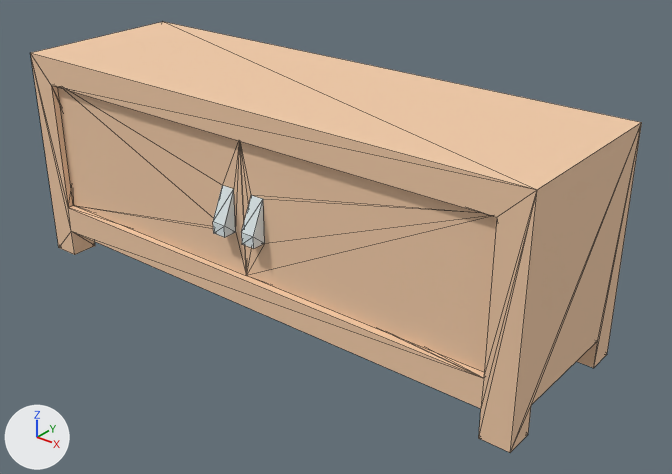
The glTF model assets/props/furniture/cabinetTelevisionDoors.glb as it was, and as the next commit left it.
One viewpoint serves both versions: a camera (50 mm lens) standing at (1.158, -0.752, 0.653) and looking at (0.452, 0.131, 0.106). The lights are fixed; the arrows at lower left show +X, +Y and +Z. The first picture is the older version. Mesh edges are drawn as thin lines. Vertices at exactly the same position are counted once.

The first picture shows 'cabinetTelevisionDoors(Clone)', 'doorLeft', 'doorRight'.
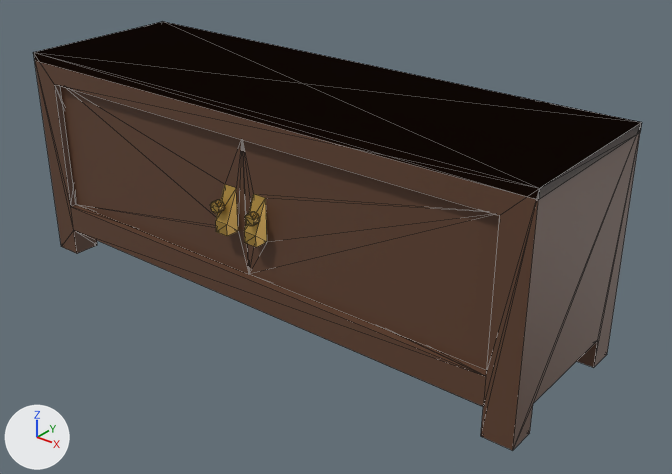
Diff of the bpy script that builds the scene:
```diff
--- a/assets/props/furniture/cabinetTelevisionDoors.glb.py
+++ b/assets/props/furniture/cabinetTelevisionDoors.glb.py
@@ mat_walnut_007 @@
+mat_walnut_007 = principled_material('walnut.007')
+mat_walnut_007.base_color = (0.12, 0.055, 0.03)  # brown #614230
@@ me_mesh_cabinettelevisiondoors @@
-me_mesh_cabinettelevisiondoors.from_pydata(...)  # 64 vertices, 132 faces; spans x 0.0..0.8, y 0.0..0.25, z 0.0..0.31
+me_mesh_cabinettelevisiondoors.from_pydata(...)  # 110 vertices, 223 faces; spans x 0.0..0.8, y 0.0..0.25, z 0.0..0.31
+# me_mesh_cabinettelevisiondoors part 1
+# 16 faces are deleted
+# 38 vertices are added at x 0.0..0.8, y 0.0..0.25, z 0.04..0.298
+# 83 new faces join them, mat_walnut_007 (brown #614230)
+# 12 new faces join them, mat_walnutdark_007 (brown #452f22)
+# me_mesh_cabinettelevisiondoors part 2: 116 faces spanning x 0.0..0.8, y 0.0..0.25, z 0.0..0.31 switch from mat_wood (beige #f3cca8) to mat_walnut_007 (brown #614230)
+# other edits to the shape of me_mesh_cabinettelevisiondoors do not show in these pictures
+me_mesh_cabinettelevisiondoors.materials.append(mat_walnutdark_007)  # brown #452f22
+me_mesh_cabinettelevisiondoors.materials.append(mat_brass_007)  # orange #c49e4b
@@ me_mesh_doorleft @@
 # used by ob_doorleft; parent = ob_cabinettelevisiondoors_clone; location = (0.04, 0.02, 0.08)
-me_mesh_doorleft.from_pydata(...)  # 16 vertices, 28 faces; spans x 0.0..0.36, y -0.03..0.01, z 0.0..0.19
+me_mesh_doorleft.from_pydata(...)  # 36 vertices, 64 faces; spans x 0.0..0.36, y -0.035..0.01, z 0.0..0.19
+# me_mesh_doorleft part 3: a new loose piece, a 10-sided cylinder along y spanning x 0.3224..0.3376, y -0.035..-0.025, z 0.087..0.103, in mat_brass_007 (orange #c49e4b)
+# me_mesh_doorleft part 4: 18 faces spanning x 0.0..0.36, y -0.01..0.01, z 0.0..0.19 switch from mat_wood (beige #f3cca8) to mat_walnut_007 (brown #614230)
+# me_mesh_doorleft part 5: 10 faces spanning x 0.325..0.345, y -0.03..-0.01, z 0.058..0.118 switch from mat_metal (white #dfeaec) to mat_brass_007 (orange #c49e4b)
@@ me_mesh_doorright @@
 # used by ob_doorright; parent = ob_cabinettelevisiondoors_clone; location = (0.76, 0.02, 0.08)
-me_mesh_doorright.from_pydata(...)  # 16 vertices, 28 faces; spans x -0.36..0.0, y -0.03..0.01, z 0.0..0.19
+me_mesh_doorright.from_pydata(...)  # 36 vertices, 64 faces; spans x -0.36..0.0, y -0.035..0.01, z 0.0..0.19
+# me_mesh_doorright part 6: a new loose piece, a 10-sided cylinder along y spanning x -0.3376..-0.3224, y -0.035..-0.025, z 0.087..0.103, in mat_brass_007 (orange #c49e4b)
+# me_mesh_doorright part 7: 10 faces spanning x -0.345..-0.325, y -0.03..-0.01, z 0.058..0.118 switch from mat_metal (white #dfeaec) to mat_brass_007 (orange #c49e4b)
+# me_mesh_doorright part 8: 18 faces spanning x -0.36..0.0, y -0.01..0.01, z 0.0..0.19 switch from mat_wood (beige #f3cca8) to mat_walnut_007 (brown #614230)
@@ ob_cabinettelevisiondoors_clone @@
 ob_cabinettelevisiondoors_clone = bpy.data.objects.new('cabinetTelevisionDoors(Clone)', me_mesh_cabinettelevisiondoors)
-ob_cabinettelevisiondoors_clone.location = (0.0, 0.0, 0.0)
+ob_cabinettelevisiondoors_clone.location = (0.0, 0.005, 0.0)
+ob_cabinettelevisiondoors_clone.scale = (1.0, 0.981, 1.0)
```

Boxes [x1, y1, x2, y2] around the edits, measured in the pictures (672 x 474 px):
'cabinetTelevisionDoors(Clone)', reshaped, moved, rescaled
    before: [31, 22, 642, 453]
    after: [33, 22, 642, 451]
'doorRight', reshaped, moved, rescaled
    before: [240, 141, 497, 372]
    after: [242, 140, 499, 370]
'doorLeft', reshaped, moved, rescaled
    before: [58, 87, 246, 275]
    after: [60, 86, 249, 274]
part 1 of me_mesh_cabinettelevisiondoors, cut back
    after: [33, 22, 642, 200]
part 2 of me_mesh_cabinettelevisiondoors, recoloured
    before: [31, 22, 642, 453]
    after: [33, 52, 641, 451]
part 3 of me_mesh_doorleft, added
    after: [210, 200, 225, 214]
part 4 of me_mesh_doorleft, recoloured
    both: [61, 88, 246, 273]
part 5 of me_mesh_doorleft, recoloured (white to orange)
    both: [216, 186, 236, 236]
part 6 of me_mesh_doorright, added
    after: [245, 212, 260, 226]
part 7 of me_mesh_doorright, recoloured (white to orange)
    both: [244, 196, 265, 247]
part 8 of me_mesh_doorright, recoloured
    both: [243, 142, 497, 369]
